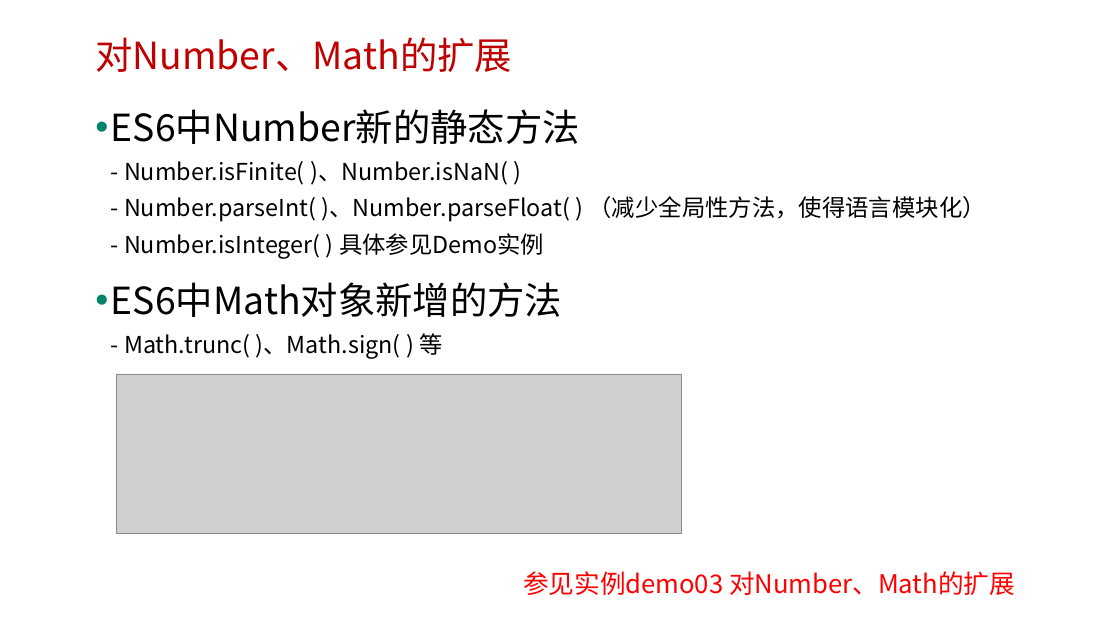
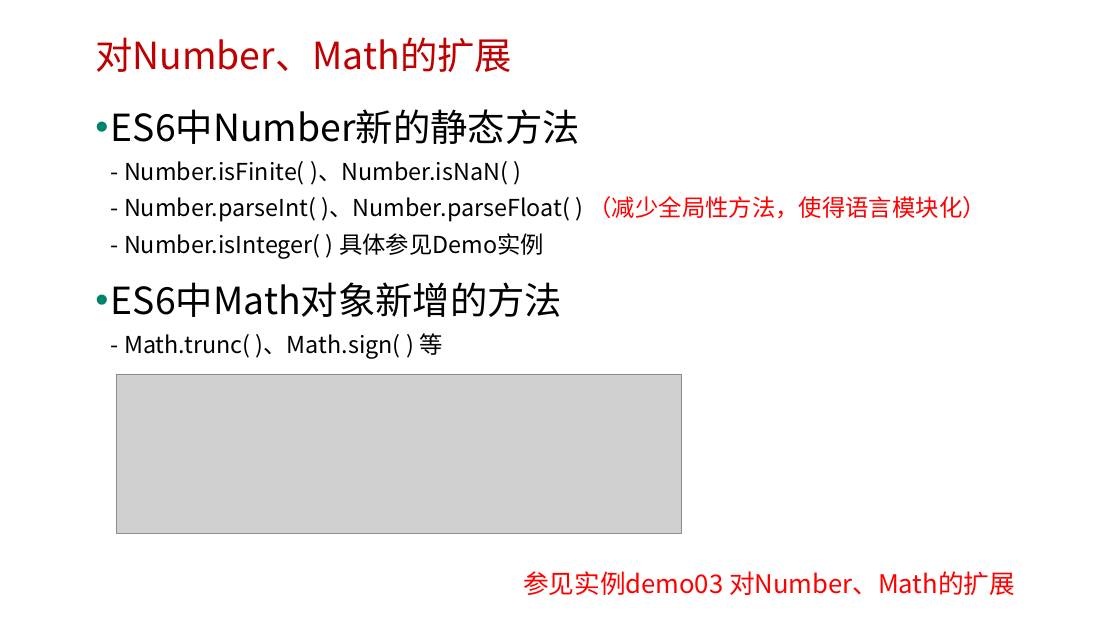
Before and after one commit to edu2act/course-javascript-advanced, a slide deck: slide 7 of 课程PPT/14.ECMAScript 6 二.pptx. Drawn at 1120x630 pixels with LibreOffice and Linux fonts; fonts in the diff are those of the drawing; grey boxes stand for pictures; background and template pictures are left out. Boxes give left, top, right and bottom in pixels: in the first picture for what was removed or moved away, otherwise in the second. Text is boxed around its words. In the diff, an @@ line names an element or a change of style, - is before the commit and + after.

```diff
--- a/课程PPT/14.ECMAScript 6 二.pptx
+++ b/课程PPT/14.ECMAScript 6 二.pptx
@@ text at [111,109,986,259]: text colour #000000 to #FF0000 in "（减少全局性方法，使得语言模块化）" @@
```
Also in this commit, not shown: 4 other slides changed, 10 other files.
